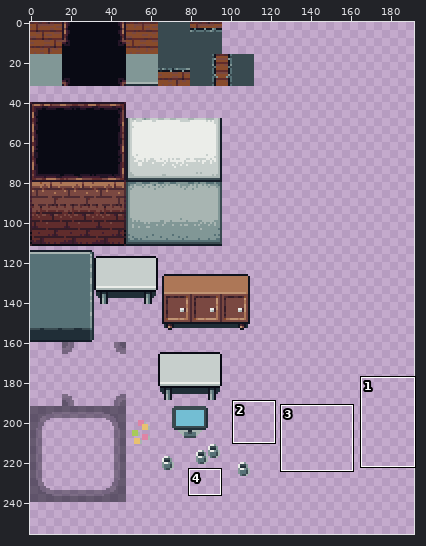
One commit to this pixel-art file: work/tileset.aseprite. Above: a wide view before the commit, with the close-up outlined.
Close-up. Old version:
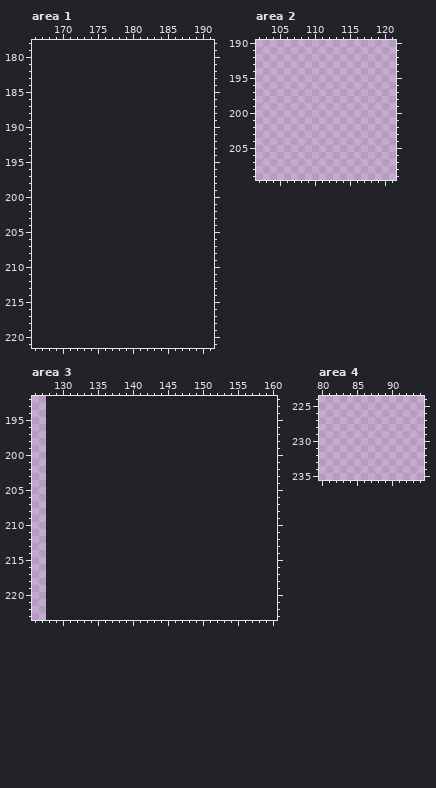
128x256 pixels, 1 frame. Shown: area 1: x 166..191, y 178..221; area 2: x 102..121, y 190..209; area 3: x 126..160, y 192..223; area 4: x 80..94, y 224..235. The old version is drawn lined up with the new one, on the new canvas. The commit also changed other parts of the picture, which this record leaves out.
After the commit:
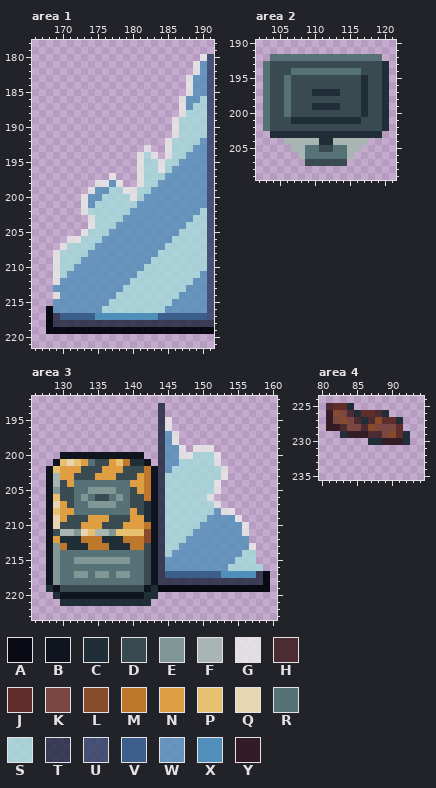
Palette (. is transparent): A #090a14  B #10141f  C #202e37  D #394a50  E #819796  F #a8b5b2  G #ebede9c8  H #4d2b32  J #602c2c  K #7a4841  L #884b2b  M #be772b  N #de9e41  P #e8c170  Q #e7d5b3  R #577277  S #a4dddbc8  T #172038c8  U #253a5ec8  V #3c5e8b  W #4f8fbac8  X #4f8fba  Y #341c27
Difference:
canvas 128x256 -> 192x256
Area 1:
y 180: x 190..191 .. -> GU
y 181..182: x 189..191 ... -> GWU
y 183..185: x 188..191 .... -> GWWU
y 186: x 187..191 ..... -> GWWSU
y 187: x 187..191 ..... -> GWSSU
y 188: x 187..191 ..... -> GSSSU
y 189..191: x 186..191 ...... -> GSSSSU
y 192: x 185..191 ....... -> GSSSSWU
y 193: x 182 . -> G; x 185..191 ....... -> GSSSWWU
y 194: x 181..183 ... -> GSG; x 185..191 ....... -> GSSWWWU
y 195: x 181..191 ........... -> GSSGSSWWWWU
y 196: x 181..191 ........... -> GSSGSWWWWWU
y 197: x 177 . -> G; x 181..191 ........... -> GSSSWWWWWWU
y 198: x 175..178 .... -> GGWG; x 181..191 ........... -> GSSWWWWWWWU
y 199: x 174..191 .................. -> GWWSSGGSSWWWWWWWWU
y 200: x 173..191 ................... -> GWWSSSSGSWWWWWWWWWU
y 201: x 173..191 ................... -> GWSSSSSSWWWWWWWWWWU
y 202: x 173..191 ................... -> GSSSSSSWWWWWWWWWWSU
y 203: x 174..191 .................. -> GSSSSWWWWWWWWWWSSU
y 204: x 174..191 .................. -> GSSSWWWWWWWWWWSSSU
y 205: x 173..191 ................... -> GSSSWWWWWWWWWWSSSSU
y 206: x 171..191 ..................... -> GGSSSWWWWWWWWWWSSSSSU
y 207: x 170..191 ...................... -> GSSSSWWWWWWWWWWSSSSSSU
y 208: x 169..191 ....................... -> GSSSSWWWWWWWWWWSSSSSSSU
y 209: x 169..191 ....................... -> GSSSWWWWWWWWWWSSSSSSSSU
y 210: x 169..191 ....................... -> GSSWWWWWWWWWWSSSSSSSSSU
y 211: x 169..191 ....................... -> GSWWWWWWWWWWSSSSSSSSSWU
y 212: x 169..191 ....................... -> GWWWWWWWWWWSSSSSSSSSWWU
y 213: x 169..191 ....................... -> WWWWWWWWWWSSSSSSSSSWWWU
y 214: x 169..191 ....................... -> GWWWWWWWWSSSSSSSSSWWWWU
y 215: x 169..191 ....................... -> WWWWWWWWSSSSSSSSSWWWWWU
y 216: x 168..191 ........................ -> AWWWWWWWSSSSSSSSSWWWWWWU
y 217: x 168..191 ........................ -> ATVVVVVXXXXXXXXXVVVVVVVU
y 218: x 168..191 ........................ -> ATTTTTTTTTTTTTTTTTTTTTTT
y 219: x 168..191 ........................ -> AAAAAAAAAAAAAAAAAAAAAAAA
Area 2:
y 192: x 104..119 ................ -> RRRRRRRRRRRRRRRR
y 193: x 103..120 .................. -> RDDDDDDDDDDDDDDDDC
y 194: x 103..120 .................. -> RDDDRRRRRRRRRRDDDC
y 195..196: x 103..120 .................. -> RDDRDDDDDDDDDDCDDC
y 197: x 103..120 .................. -> RDDRDDDCCCCDDDCDDC
y 198: x 103..120 .................. -> RDDRDDDDDDDDDDCDDC
y 199: x 103..120 .................. -> RDDRDDDCCCCDDDCDDC
y 200: x 103..120 .................. -> RDDRDDDDDDDDDDCDDC
y 201: x 103..120 .................. -> RDDDCCCCCCCCCCDDDC
y 202: x 103..120 .................. -> RDDDDDDDDDDDDDDDDC
y 203: x 104..119 ................ -> CCCCCCCCCCCCCCCC
y 204: x 106..117 ............ -> FFFFFCCFFFFF
y 205: x 107..116 .......... -> FFRRDDRRFF
y 206: x 108..115 ........ -> FRRRRRRF
y 207: x 109..114 ...... -> DDDDDD
Area 3:
y 193..194: x 144 . -> T
y 195..196: x 144..145 .. -> TG
y 197..198: x 144..146 ... -> TWG
y 199: x 144..147 .... -> TWWG; x 149..151 ... -> GGG
y 200: x 130..141 ............ -> BBBBBBBBBBBB; x 144..152 ......... -> TWWGGSSSG
y 201: x 129..142 .............. -> BPQPNRDDNPMCCB; x 144..152 ......... -> TWWSSSSSG
y 202: x 128..153 .......................... -> BPNNNDDDNNNDDDMBTWSSSSSSSG
y 203: x 128..153 .......................... -> BFNNDDDNNNDDDNMBTSSSSSSSSG
y 204: x 128..152 ......................... -> BFDNRRRRRRRRNNMBTSSSSSSSG
y 205: x 128..152 ......................... -> BEDDRREEEERRDNMBTSSSSSSSG
y 206: x 128..151 ........................ -> BPDDRERDDRERDDMBTSSSSSSG
y 207: x 128..152 ......................... -> BQNDRREEEERRDDCBTSSSSSSSG
y 208: x 128..154 ........................... -> BPNNRRRRRRRRNDCBTSSSSSSSWGG
y 209: x 128..155 ............................ -> BQNDDDNNNDDDNNCBTSSSSSSWWWWG
y 210: x 128..156 ............................. -> BQDDDNNNDDDNNNMBTSSSSSWWWWWWG
y 211: x 128..156 ............................. -> BDFFEQPFFEPPPPLBTSSSSWWWWWWWG
y 212: x 128..156 ............................. -> BNCCCMMMCCCMMMLBTSSSWWWWWWWWW
y 213: x 128..157 .............................. -> BEMCCCMMMCCCMMDBTSSWWWWWWWWWWG
y 214: x 128..157 .............................. -> BERRRRRRRRRRRRDBTSWWWWWWWWWWSS
y 215: x 128..157 .............................. -> BERREEEEEEEERRDBTWWWWWWWWWWSSS
y 216: x 128..158 ............................... -> BERRRRRRRRRRRRDBTWWWWWWWWWSSSSS
y 217: x 128..159 ................................ -> BERREEREEREERRDBTVVVVVVVVXXXXXTA
y 218: x 128..159 ................................ -> BERRRRRRRRRRRRDBTTTTTTTTTTTTTTTA
y 219: x 128..159 ................................ -> CBDDDDDDDDDDDDBCAAAAAAAAAAAAAAAA
y 220: x 129..143 ............... -> CBBBBBBBBBBBBCC
y 221: x 130..142 ............. -> CCCCCCCCCCCCC
Area 4:
y 225: x 81..84 .... -> HJJC
y 226: x 81..89 ......... -> YLKHCJJHC
y 227: x 81..91 ........... -> YKLKHCHLJJC
y 228: x 81..91 ........... -> YYHKKHLKKKJ
y 229: x 83..92 .......... -> CYYYHHKLJC
y 230: x 87..92 ...... -> CCYYYC
Where, in picture pixels (left, top, right, bottom), the same in both close-ups:
added: (46, 54, 214, 334)
added: (263, 54, 389, 166)
added: (46, 403, 270, 606)
added: (326, 403, 410, 445)
